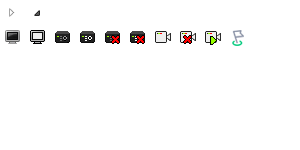
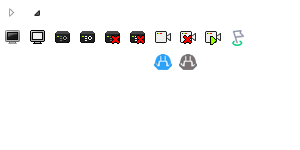
The second 300×150 image is a revision of the first. Changes to its layers:
added layer "图层 3" above "图层 2" over [179, 54, 197, 70]
added layer "图层 2" above "图层 1" over [154, 54, 172, 70]
